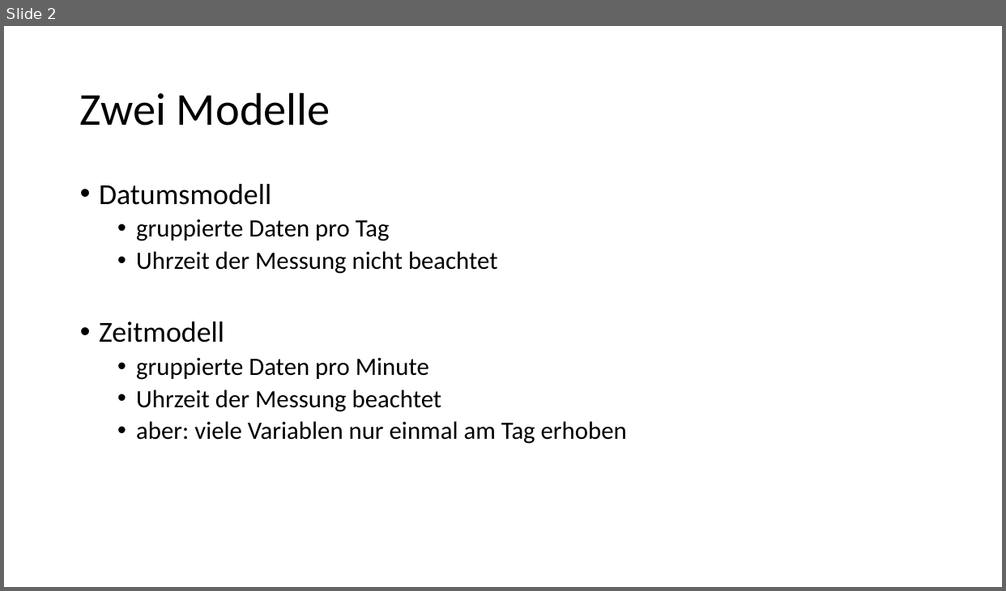
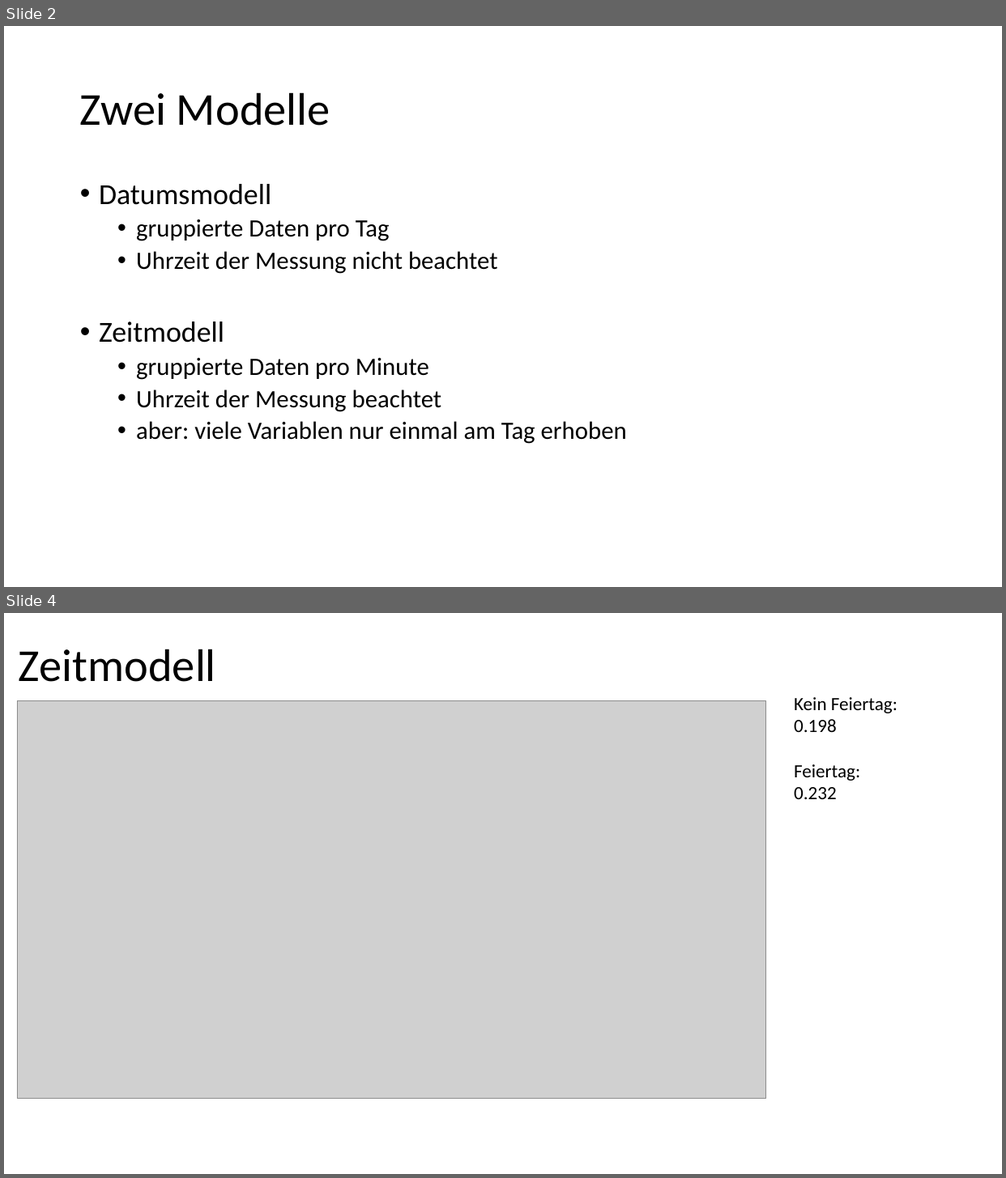
Before and after one commit to leavanh/LVS, a slide deck: Organisatorisches/Ergebnisse.pptx. Shown one above the other, each under a label of ours: slide 2 before the commit, slides 2 and 4 after it; the slides between them are not shown. The pictures are 1006x591 and 1006x1178 pixels, drawn with LibreOffice and Linux fonts; fonts in the diff are those of the drawing; grey boxes stand for pictures. Boxes give left, top, right and bottom in pixels: in the first picture for what was removed or moved away, otherwise in the second. Text is boxed around its words. In the diff, an @@ line names an element or a change of style, - is before the commit and + after.

```diff
--- a/Organisatorisches/Ergebnisse.pptx
+++ b/Organisatorisches/Ergebnisse.pptx
@@ slide 4 added at (x1=4, y1=613, x2=1002, y2=1174), background #FFFFFF @@
@@ title added at (x1=19, y1=649, x2=216, y2=682), 44 pt, text #000000 @@
+Zeitmodell
@@ picture added at (x1=18, y1=700, x2=766, y2=1098) @@
@@ text added at (x1=794, y1=697, x2=897, y2=799), 18 pt, text #000000 @@
+Kein Feiertag:
+0.198
+Feiertag:
+0.232
```
Also in this commit, not shown: 2 other slides added, 2 slides removed, 2 other files.
